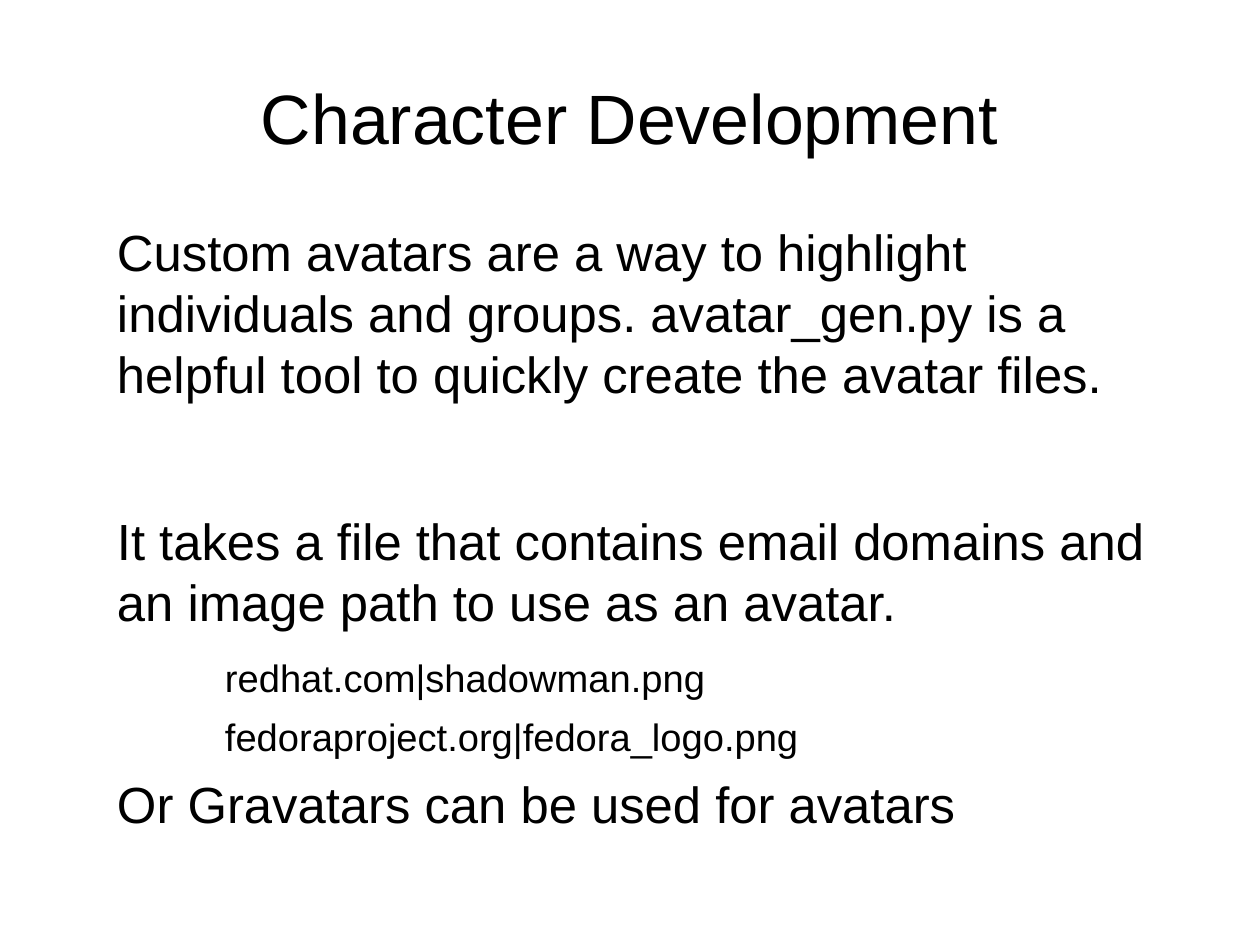
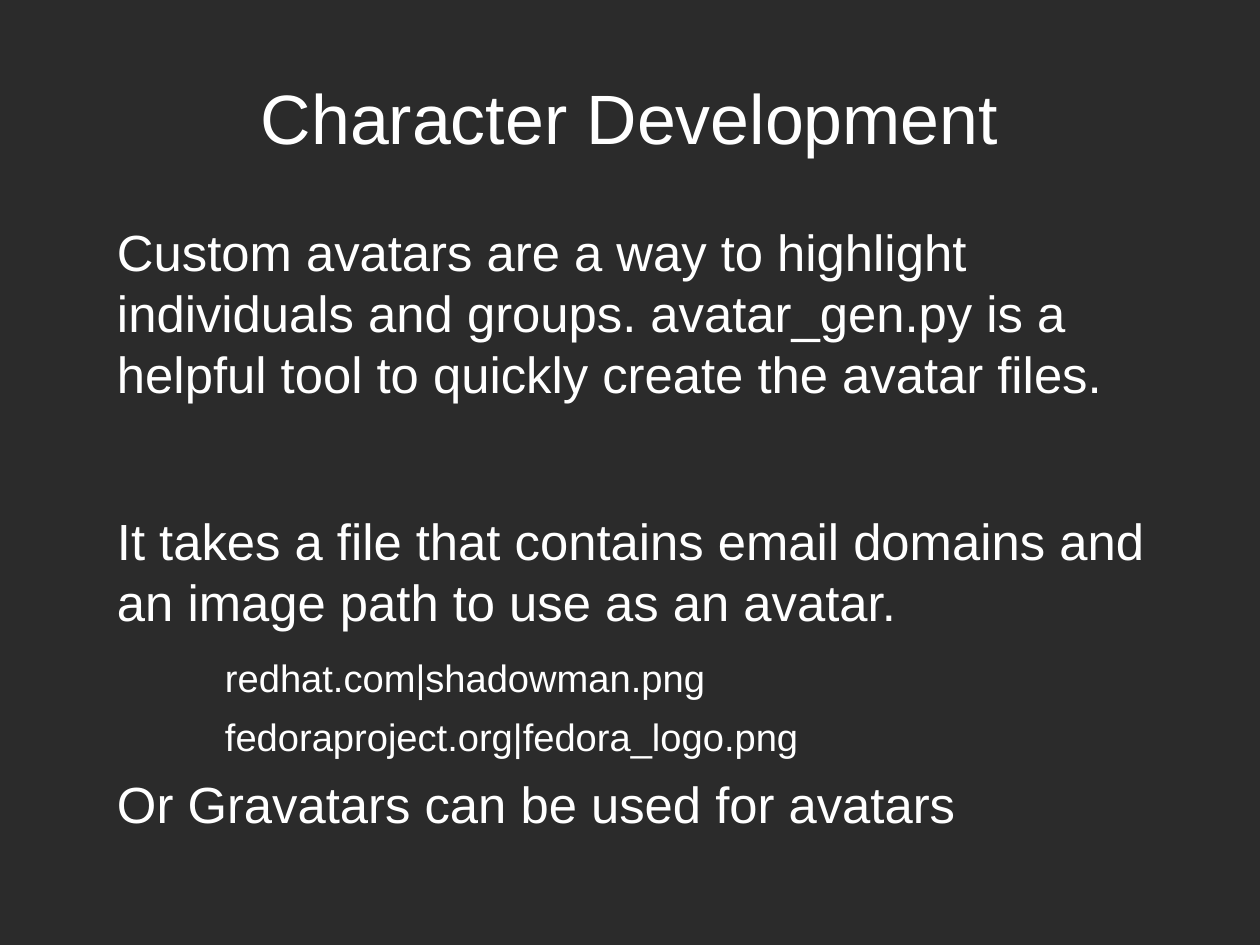
Before and after one commit to FOSSRIT/gourciferous, a slide deck: slide 6 of presentation/gource.odp. Drawn at 1260x945 pixels with LibreOffice and Linux fonts; fonts in the diff are those of the drawing; background and template pictures are left out; a plain dark background stands for a picture behind light text. Boxes give left, top, right and bottom in pixels: in the first picture for what was removed or moved away, otherwise in the second. Text is boxed around its words. In the diff, an @@ line names an element or a change of style, - is before the commit and + after.

Commit message:
Background and text color

```diff
--- a/presentation/gource.odp
+++ b/presentation/gource.odp
@@ background #FFFFFF to picture (left out) @@
@@ title "Character Development" at <box>261,93,998,157</box>: text colour #000000 to #FFFFFF @@
@@ text "Custom avatars are a way ..." at <box>117,234,1144,824</box>: text colour #000000 to #FFFFFF @@
```
Also in this commit, not shown: 8 other slides changed.
